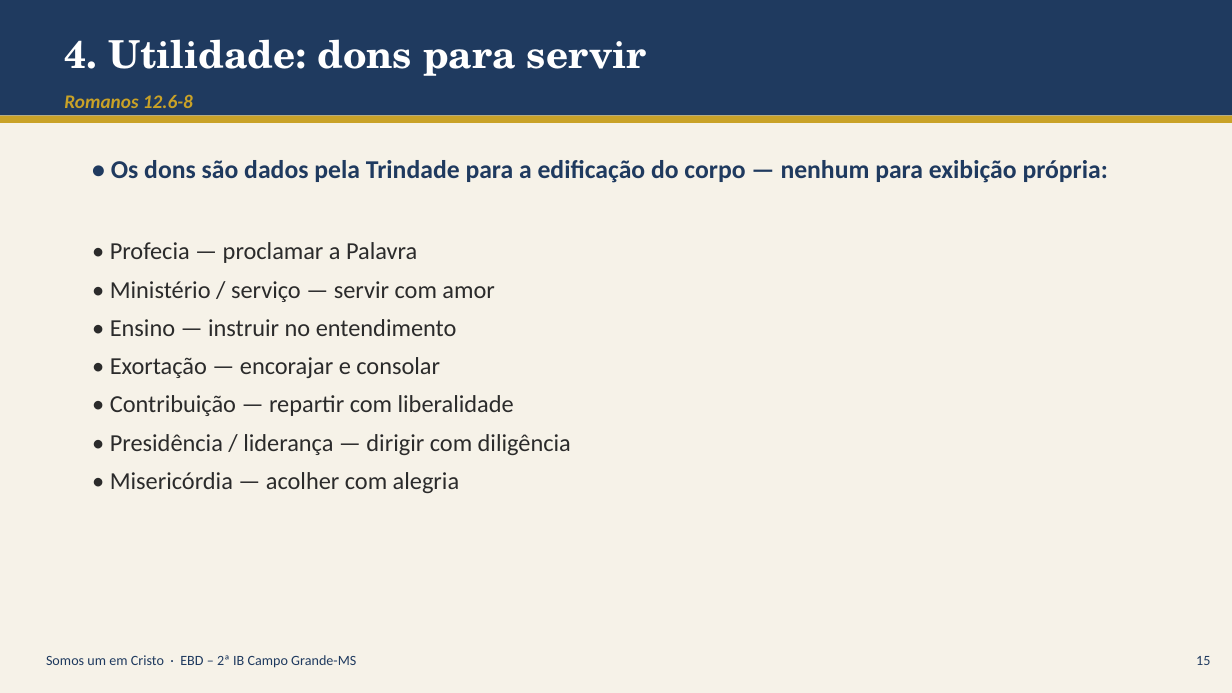
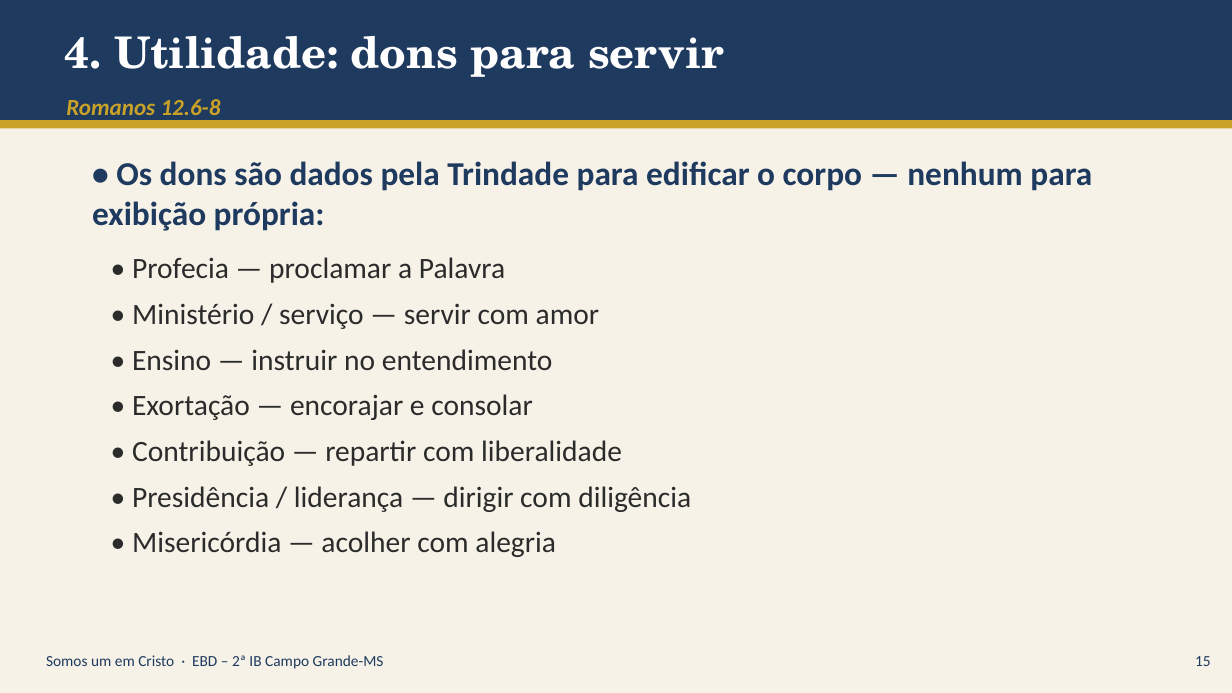
Before and after one commit to aluizio-netizen/campaign-3, a slide deck: slide 15 of aula-somos-um-em-cristo/Somos_um_em_Cristo_apresentacao.pptx. Drawn at 1232x693 pixels with LibreOffice and Linux fonts; fonts in the diff are those of the drawing. Boxes give left, top, right and bottom in pixels: in the first picture for what was removed or moved away, otherwise in the second. Text is boxed around its words. In the diff, an @@ line names an element or a change of style, - is before the commit and + after.

```diff
--- a/aula-somos-um-em-cristo/Somos_um_em_Cristo_apresentacao.pptx
+++ b/aula-somos-um-em-cristo/Somos_um_em_Cristo_apresentacao.pptx
@@ rectangle resized from (x1=0, y1=0, x2=1232, y2=116) to (x1=0, y1=0, x2=1232, y2=120) @@
@@ text "4. Utilidade: dons para servir" at (x1=64, y1=36, x2=724, y2=77): size 30 to 34 pt @@
@@ text "Romanos 12.6-8" at (x1=66, y1=99, x2=221, y2=121): size 15 to 18 pt @@
@@ rectangle moved from (x1=0, y1=116, x2=1232, y2=123) to (x1=0, y1=120, x2=1232, y2=128) @@
@@ text at (x1=92, y1=161, x2=1092, y2=231): text changed; size 20 to 26 pt @@
-• Os dons são dados pela Trindade para a edificação do corpo — nenhum para exibição própria:
+• Os dons são dados pela Trindade para edificar o corpo — nenhum para exibição própria:
@@ text "• Profecia — proclamar a ..." moved from (x1=110, y1=242, x2=571, y2=493) to (x1=132, y1=257, x2=691, y2=557) @@
@@ text "• Profecia — proclamar a ..." at (x1=132, y1=257, x2=691, y2=557): size 19 to 23 pt; more space between paragraphs @@
@@ text "Somos um em Cristo · ..." at (x1=46, y1=655, x2=384, y2=669): size 11 to 12 pt @@
@@ text "15" at (x1=1195, y1=656, x2=1211, y2=666): size 11 to 12 pt @@
```
Also in this commit, not shown: 21 other slides changed, 1 other file.
